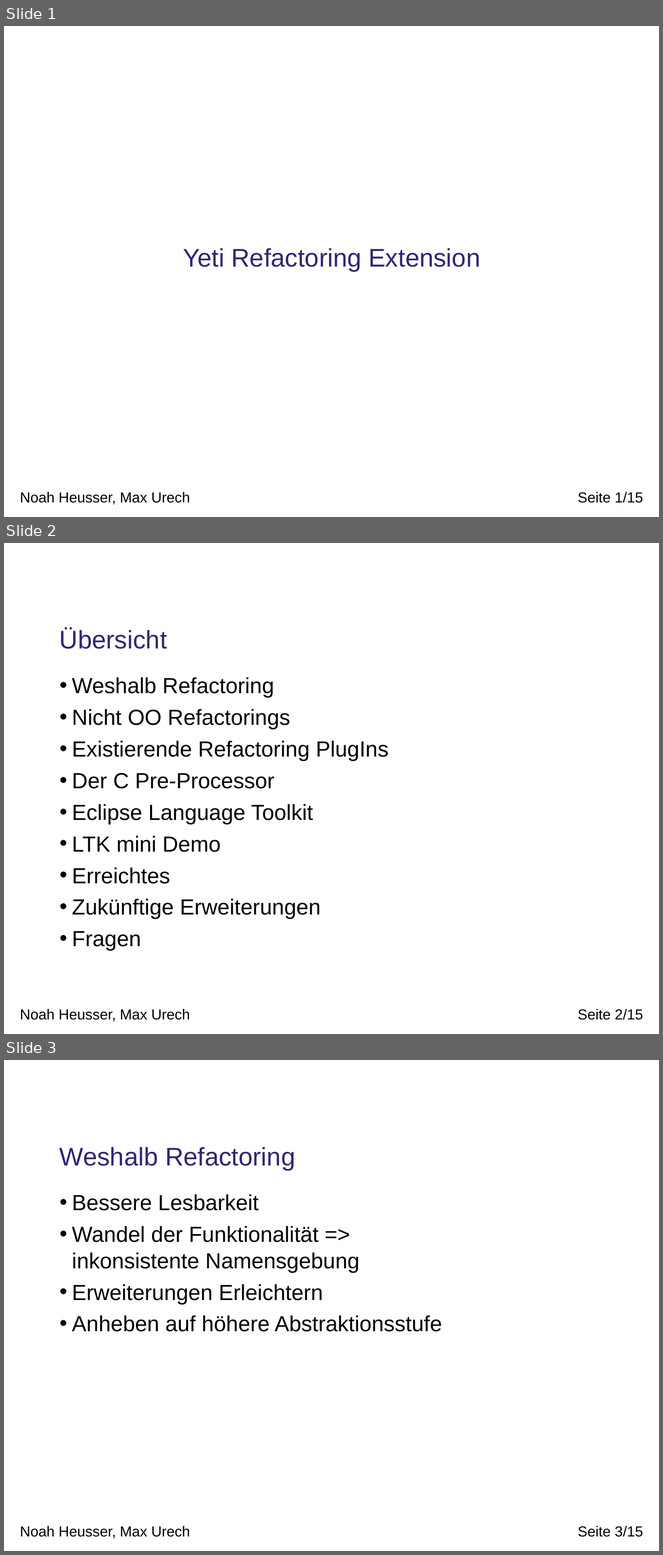
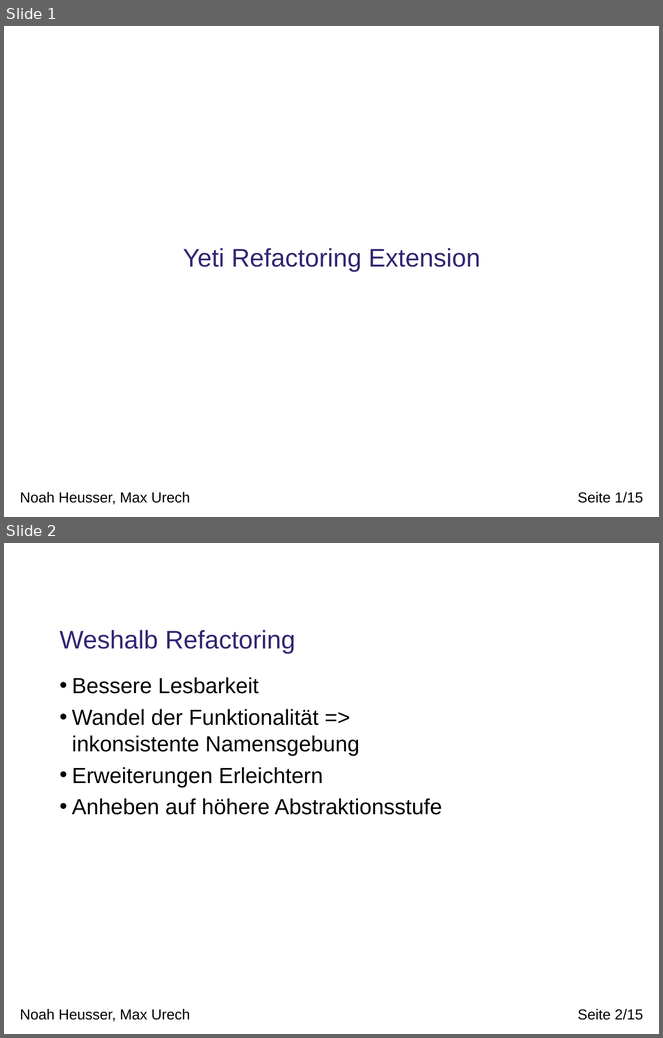
Before and after one commit to phsommer/yeti, a slide deck: TinyOS Refactoring/doc/presentation.odp. Shown one above the other, each under a label of ours: slides 1, 2 and 3 before the commit, slides 1 and 2 after it. The pictures are 663x1555 and 663x1038 pixels, drawn with LibreOffice and Linux fonts; fonts in the diff are those of the drawing; background and template pictures are left out. Boxes give left, top, right and bottom in pixels: in the first picture for what was removed or moved away, otherwise in the second. Text is boxed around its words. In the diff, an @@ line names an element or a change of style, - is before the commit and + after.

```diff
--- a/TinyOS Refactoring/doc/presentation.odp
+++ b/TinyOS Refactoring/doc/presentation.odp
@@ slide 2 removed at [4, 543, 659, 1034], background #FFFFFF; not listed: 2 template elements that a slide beside it also shows @@
@@ title removed at [60, 628, 167, 649] @@
-Übersicht
@@ text removed at [72, 677, 389, 951] @@
-• Weshalb Refactoring
-• Nicht OO Refactorings
-• Existierende Refactoring PlugIns
-• Der C Pre-Processor
-• Eclipse Language Toolkit
-• LTK mini Demo
-• Erreichtes
-• Zukünftige Erweiterungen
-• Fragen
@@ what was slide 3 is now slide 2 @@
@@ page number at [578, 1009, 643, 1020]: text changed @@
-Seite 3/15
+Seite 2/15
```
Also in this commit, not shown: 4 slides changed, 2 slides added, 1 other slide removed.
